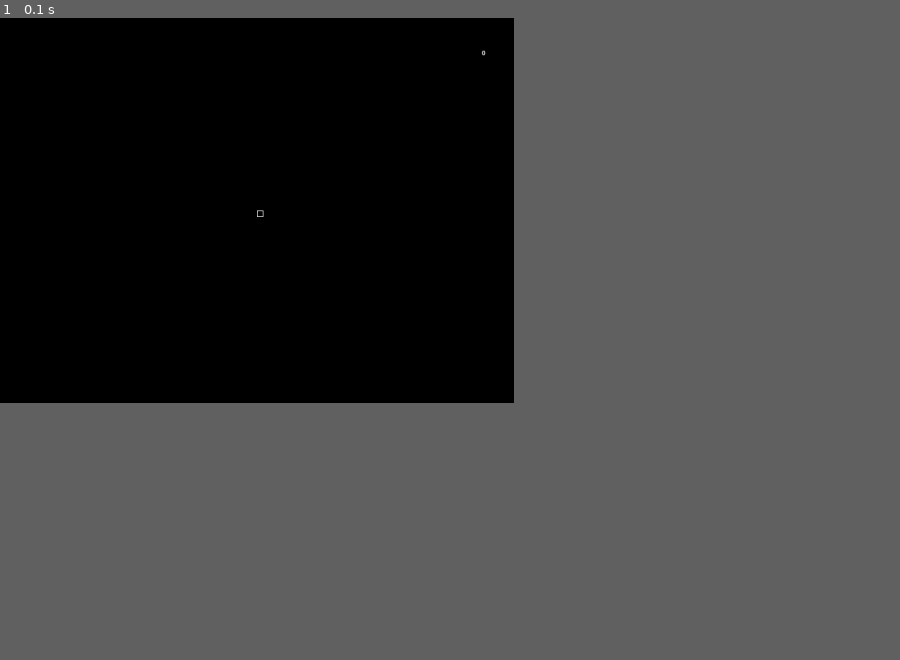
Above: before the commit, frame 1.
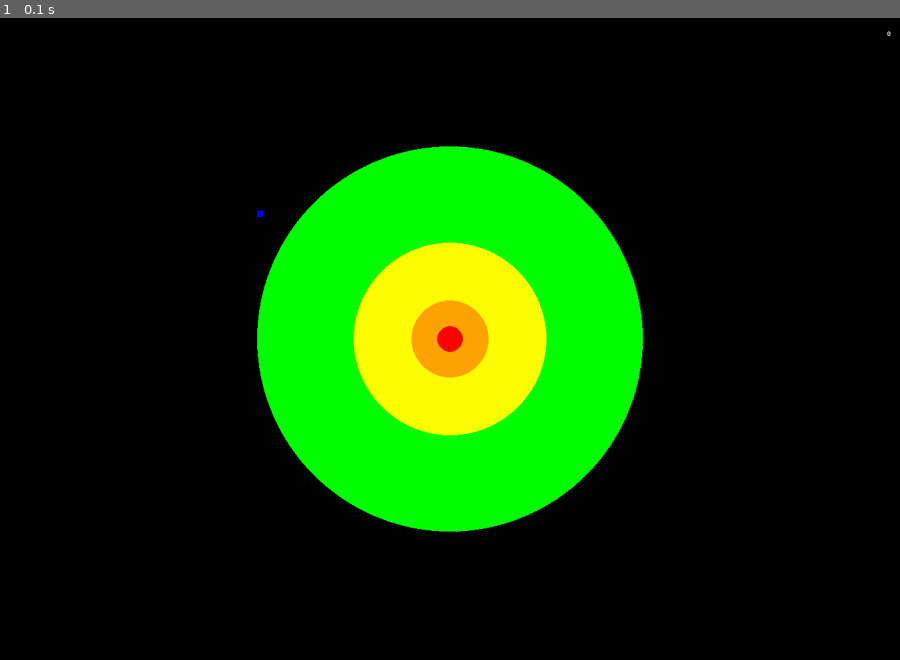
Above: after the commit, the same moment.

Repository: ReadHoffman/Pygame_Learning
Game: pygame game, started from Pygame_Learning.py
The game is run twice, just before and just after one commit, with the same random seed, the same clock (stepped at 60 frames per second) and the same inputs.
Inputs:
- Up to frame 1 (0.1 s): no input
The window is 514x385 before the commit and 900x642 after it. Grey fills any space a smaller window leaves; there, only what the larger window draws over its background counts as a difference.

The runs differ from the first frame. In frame 1, 20% of the frame differs, in the area x 28-99%, y 2-81%.

Commit message:
Created game, added player, zones, projectile class

Diff:
--- a/Pygame_Learning.py
+++ b/Pygame_Learning.py
@@ -13,38 +13,147 @@
 import time
 import operator
 
-#set screen dimensions
-screen_size = [800,600]
-#background = pygame.Surface(screen.get_size())
 
+
+#set colors
 BLACK = (0, 0, 0)
 WHITE = (255, 255, 255)
+GREEN = (0, 255, 0)
+ORANGE = (255, 165, 0)
+RED = (255, 0, 0)
+BLUE = (0, 0, 255)
+TEAL = (51, 204, 204)
+YELLOW = (255, 255, 0)
+
+
+# Formulas
+
+# move based on radians and distance
+def new_pos(rads, offset):
+    x = math.cos(rads) * offset
+    y = math.sin(rads) * offset
+    return (x, y)
+
+# empty lists
+projectiles = []
 
 # Create classes
+class Screen:
+    def __init__(self,width,height):
+        self.width=width
+        self.height=height
+        self.size=(self.width,self.height)
+        self.width_center = int(self.width/2)
+        self.height_center = int(self.height/2)
+        self.center = (self.width_center,self.height_center)
+
+    def set_mode(self):
+        return pygame.display.set_mode(self.size)
+
+
+class Zone:
+    def __init__(self,pos, radius, color):
+        self.pos = pos
+        self.radius = radius
+        self.color = color
+        self.rect = (screen, self.color , self.pos, self.radius)
+
+    def draw(self):
+        pygame.draw.circle( *self.rect )
+
+class Projectile:
+    def __init__(self,pos,pos_end,fired_by):
+        self.pos = pos
+        self.pos_start = pos
+        self.pos_end = pos_end
+        self.size = (3,3) #hardcode not scaled
+        self.speed = 2 #hardcode not scaled
+        self.fired_by = fired_by
+
+        self.vector_full = ( (self.pos_end[0]-self.pos_start[0])*-1 ,self.pos_end[1]-self.pos_start[1]) #pygame flips y axis
+        self.rads = math.atan2(*self.vector_full)+math.pi/2
+        self.vector = new_pos(self.rads,self.speed)
+
+    def update_pos(self):
+        self.pos = tuple(map(operator.add, self.pos, self.vector))
+
+    def draw(self):
+        rect = ( self.pos[0], self.pos[1], self.size[0],self.size[1] )
+        return pygame.draw.rect(screen, BLACK , rect )
+
+
+
 class Player:
-    def __init__(self, name, pos, vector):
+    def __init__(self, name, pos, vector,color):
         self.name = name
         self.pos = pos
         self.vector = vector
 #        self.image = pygame.image.load("p3_front.png")
-        self.rect = pygame.Rect(  self.pos[0], self.pos[1], 10, 10 )
-        self.color = WHITE
 
-    def update(self):
+        self.color = color
+        self.aim_pos = None
+
+    @property
+    def shape(self):
+        return pygame.Rect(self.pos[0], self.pos[1], 10, 10)
+
+    def draw(self):
+        pygame.draw.rect(screen, self.color , self.shape)
+
+    def update_pos(self):
         self.pos = tuple(map(operator.add, self.pos, self.vector))
 
+    def update_vector(self):
+        if pressed[pygame.K_w]: w=-.02
+        else: w=0
+        if pressed[pygame.K_a]: a=-.02
+        else: a=0
+        if pressed[pygame.K_s]: s=.02
+        else: s=0
+        if pressed[pygame.K_d]: d=.02
+        else: d=0
+        ws = w+s
+        ad = a+d
+        self.vector = (self.vector[0]+ad,self.vector[1]+ws)
 
+    def aim(self):
+        self.aim_pos = pygame.mouse.get_pos()
+
+
+    def fire(self):
+        for event in pygame.event.get():
+            if event.type == pygame.MOUSEBUTTONDOWN:
+                self.aim()
+                projectiles.append(Projectile(self.pos,self.aim_pos,self.name))
+#                pygame.draw.circle(screen, WHITE , self.aim_pos, 5)
+
+
+#create instance of screen
+screen1 = Screen(1400,1000)
 
 # start pygame
 pygame.init()
-screen = pygame.display.set_mode(screen_size)
+
+#initialize screen
+screen = pygame.display.set_mode(screen1.size)
+
 clock = pygame.time.Clock() # Used to manage how fast the screen updates
 font = pygame.font.Font(None, 15)
 
 # Loop until the user clicks the close button.
 done = False
 
-Player1 = Player('Read',(400,300),(.1,.1))
+#create player
+Player1 = Player('Read',(400,300),(.1,.1),BLUE)
+
+#create arena
+Zone1 = Zone( (screen1.center),20,RED )
+Zone2 = Zone( (screen1.center),60,ORANGE )
+Zone3 = Zone( (screen1.center),150,YELLOW )
+Zone4 = Zone( (screen1.center),300,GREEN )
+
+Zones = [Zone4,Zone3,Zone2,Zone1]
+
 
 # -------- Main Program Loop -----------
 while not done:
@@ -52,19 +161,33 @@
     for event in pygame.event.get():
         if event.type == pygame.QUIT:
             done = True
+    pressed = pygame.key.get_pressed()
 
     # --- Drawing
     # Set the screen background
     screen.fill(BLACK)
 
-    pygame.draw.rect(screen, Player1.color, Player1.rect, 1)
-    Player1.update()
+    #draw all the zones
+    [x.draw() for x in Zones]
+
+    #draw player on screen
+    Player1.draw()
+    Player1.fire()
+
+    # --- Update info after drawing
+    #update vector and then update position
+    Player1.update_vector()
+    Player1.update_pos()
+
+    #update projectiles
+    [x.update_pos() for x in projectiles]
+    [x.draw() for x in projectiles]
 
 
     # Limit to 60 frames per second
     clock.tick(60)
     fps = font.render(str(int(clock.get_fps())), True, pygame.Color('white'))
-    screen.blit(fps, (screen_size[0]-50,50))
+    screen.blit(fps, (screen1.width-20,20))
 
     # Go ahead and update the screen with what we've drawn.
     pygame.display.flip()
